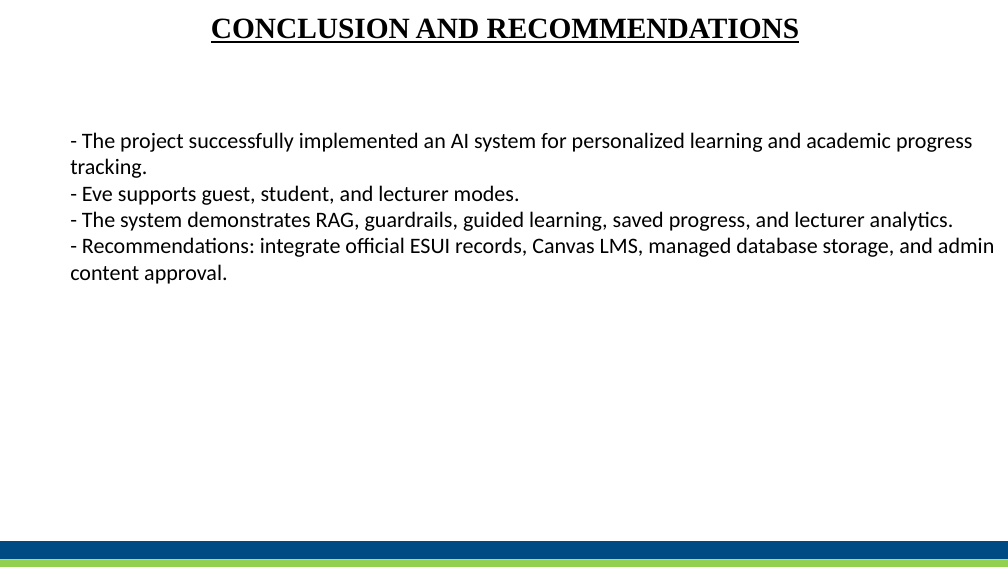
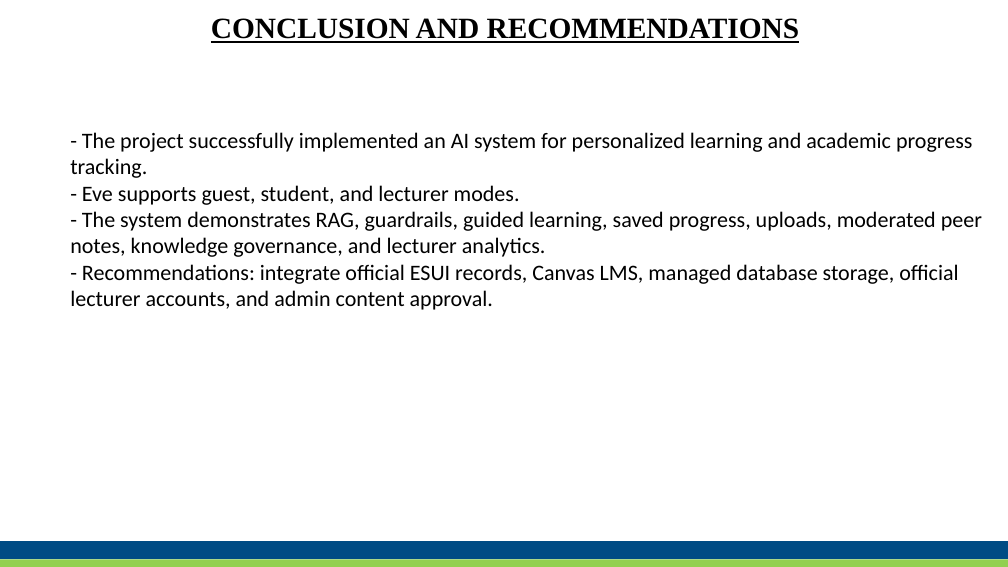
Before and after one commit to evieoshomahus-cloud/eve-esui-ai, a slide deck: slide 19 of project_docs/Eve_Defense_Presentation.pptx. Drawn at 1008x567 pixels with LibreOffice and Linux fonts; fonts in the diff are those of the drawing. Boxes give left, top, right and bottom in pixels: in the first picture for what was removed or moved away, otherwise in the second. Text is boxed around its words. In the diff, an @@ line names an element or a change of style, - is before the commit and + after.

```diff
--- a/project_docs/Eve_Defense_Presentation.pptx
+++ b/project_docs/Eve_Defense_Presentation.pptx
@@ text at bbox=[70, 211, 982, 310]: text changed @@
-- The system demonstrates RAG, guardrails, guided learning, saved progress, and lecturer analytics.
-- Recommendations: integrate official ESUI records, Canvas LMS, managed database storage, and admin content approval.
+- The system demonstrates RAG, guardrails, guided learning, saved progress, uploads, moderated peer notes, knowledge governance, and lecturer analytics.
+- Recommendations: integrate official ESUI records, Canvas LMS, managed database storage, official lecturer accounts, and admin content approval.
```
Also in this commit, not shown: 7 other slides changed, 8 other files.
